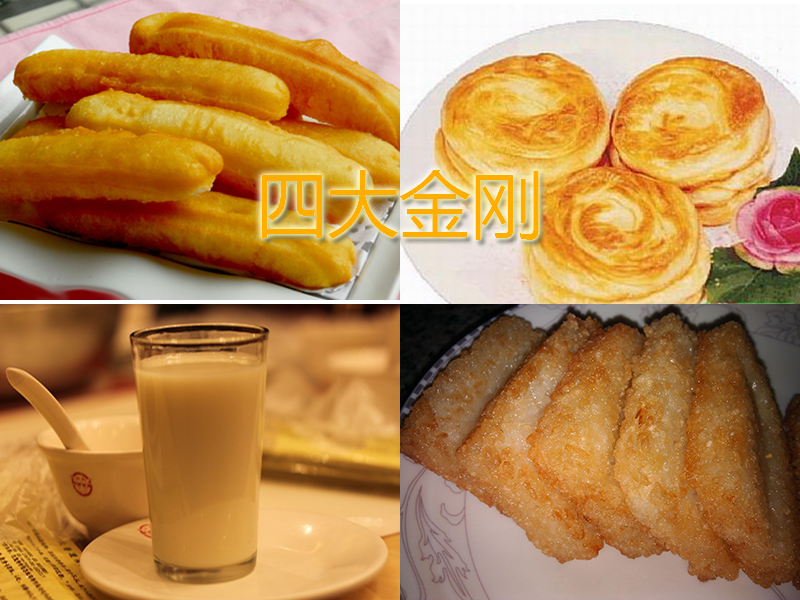
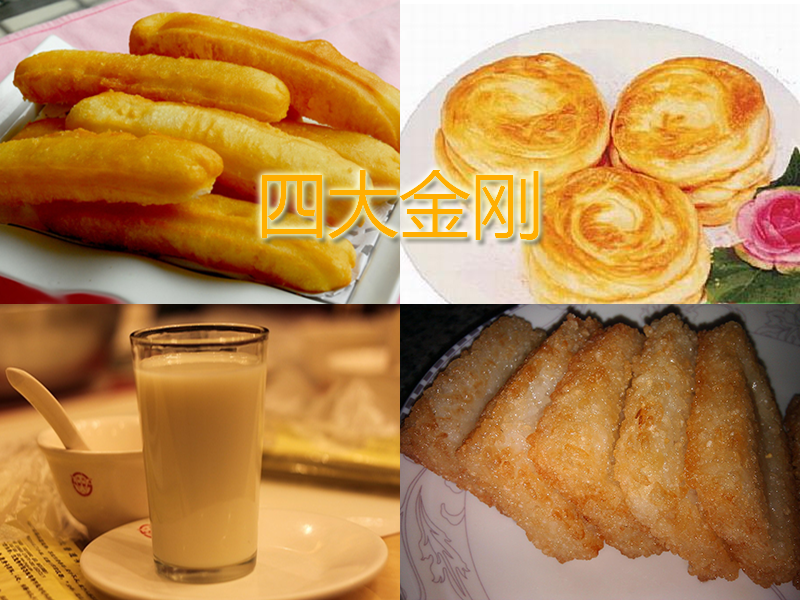
The second 800×600 image is a revision of the first. Changes to its layers:
painted on "图层 7" over (0, 4, 400, 304)
